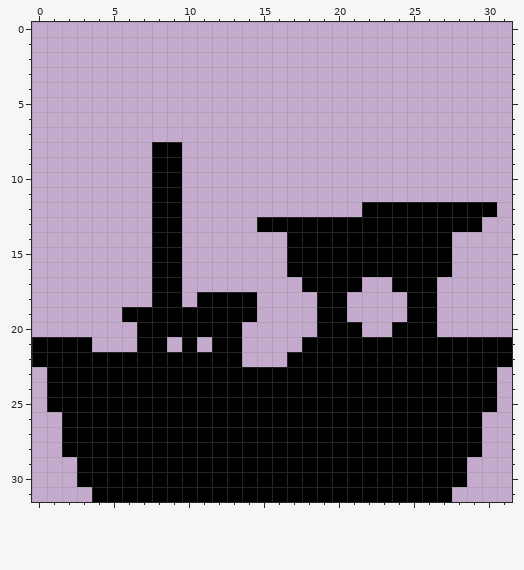
A pixel-art file gets an edit: support/aseprite_files/Boat.aseprite. The picture above is the old version.
32x32 pixels, 1 frame.
The result:
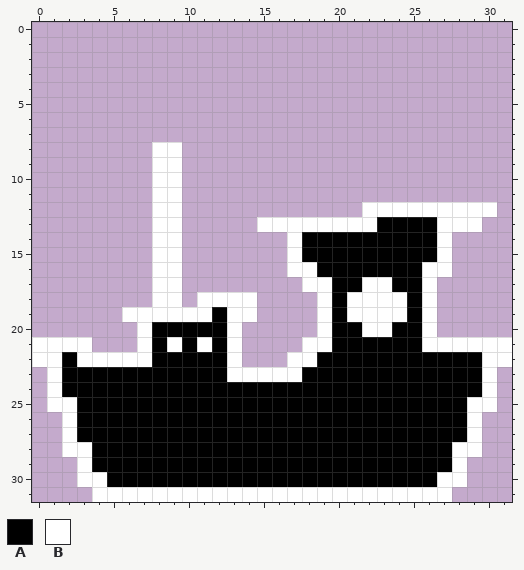
Palette (. is transparent): A #000000  B #ffffff
The edit:
y 8..11: x 8..9 AA -> BB
y 12: x 8..9 AA -> BB; x 22..30 AAAAAAAAA -> BBBBBBBBB
y 13: x 8..9 AA -> BB; x 15..22 AAAAAAAA -> BBBBBBBB; x 27..29 AAA -> BBB
y 14..15: x 8..9 AA -> BB; x 17 A -> B; x 27 A -> B
y 16: x 8..9 AA -> BB; x 17..18 AA -> BB; x 26..27 AA -> BB
y 17: x 8..9 AA -> BB; x 18..19 AA -> BB; x 22..23 .. -> BB; x 26 A -> B
y 18: x 8..9 AA -> BB; x 11..14 AAAA -> BBBB; x 19 A -> B; x 21..24 .... -> BBBB; x 26 A -> B
y 19: x 6..11 AAAAAA -> BBBBBB; x 13..14 AA -> BB; x 19 A -> B; x 21..24 .... -> BBBB; x 26 A -> B
y 20: x 7 A -> B; x 13 A -> B; x 19 A -> B; x 22..23 .. -> BB; x 26 A -> B
y 21: x 0..3 AAAA -> BBBB; x 7 A -> B; x 9 . -> B; x 11 . -> B; x 13 A -> B; x 18..19 AA -> BB; x 26..31 AAAAAA -> BBBBBB
y 22: x 0..1 AA -> BB; x 3..7 AAAAA -> BBBBB; x 13 A -> B; x 17..18 AA -> BB; x 30..31 AA -> BB
y 23: x 1 A -> B; x 13..17 AAAAA -> BBBBB; x 30 A -> B
y 24: x 1 A -> B; x 30 A -> B
y 25: x 1..2 AA -> BB; x 29..30 AA -> BB
y 26..27: x 2 A -> B; x 29 A -> B
y 28: x 2..3 AA -> BB; x 28..29 AA -> BB
y 29: x 3 A -> B; x 28 A -> B
y 30: x 3..4 AA -> BB; x 27..28 AA -> BB
y 31: x 4..27 AAAAAAAAAAAAAAAAAAAAAAAA -> BBBBBBBBBBBBBBBBBBBBBBBB
Where, in picture pixels (left, top, right, bottom), the same in both pictures:
changed: (32, 142, 512, 502)
